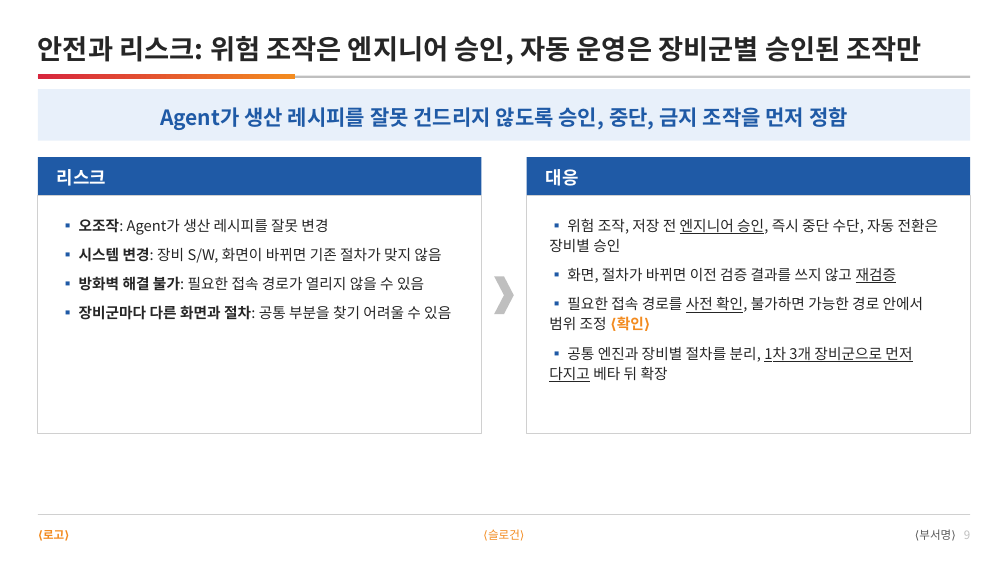
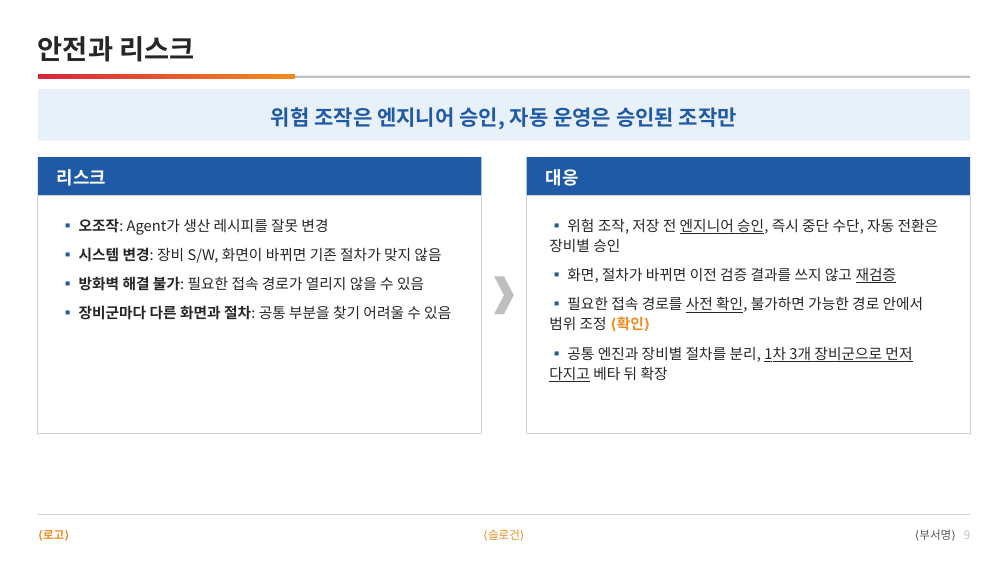
Before and after one commit to DarrenKoi/pm_notes, a slide deck: slide 9 of my-task/arc-tf/deliverables/arc-tf-proposal.pptx. Drawn at 1008x567 pixels with LibreOffice and Linux fonts; fonts in the diff are those of the drawing. Boxes give left, top, right and bottom in pixels: in the first picture for what was removed or moved away, otherwise in the second. Text is boxed around its words. In the diff, an @@ line names an element or a change of style, - is before the commit and + after.

```diff
--- a/my-task/arc-tf/deliverables/arc-tf-proposal.pptx
+++ b/my-task/arc-tf/deliverables/arc-tf-proposal.pptx
@@ text at box(38, 36, 194, 62): text changed @@
-안전과 리스크: 위험 조작은 엔지니어 승인, 자동 운영은 장비군별 승인된 조작만
+안전과 리스크
@@ text at box(271, 107, 737, 129): text changed @@
-Agent가 생산 레시피를 잘못 건드리지 않도록 승인, 중단, 금지 조작을 먼저 정함
+위험 조작은 엔지니어 승인, 자동 운영은 승인된 조작만
```
Also in this commit, not shown: 1 other slide changed, 10 other files.
